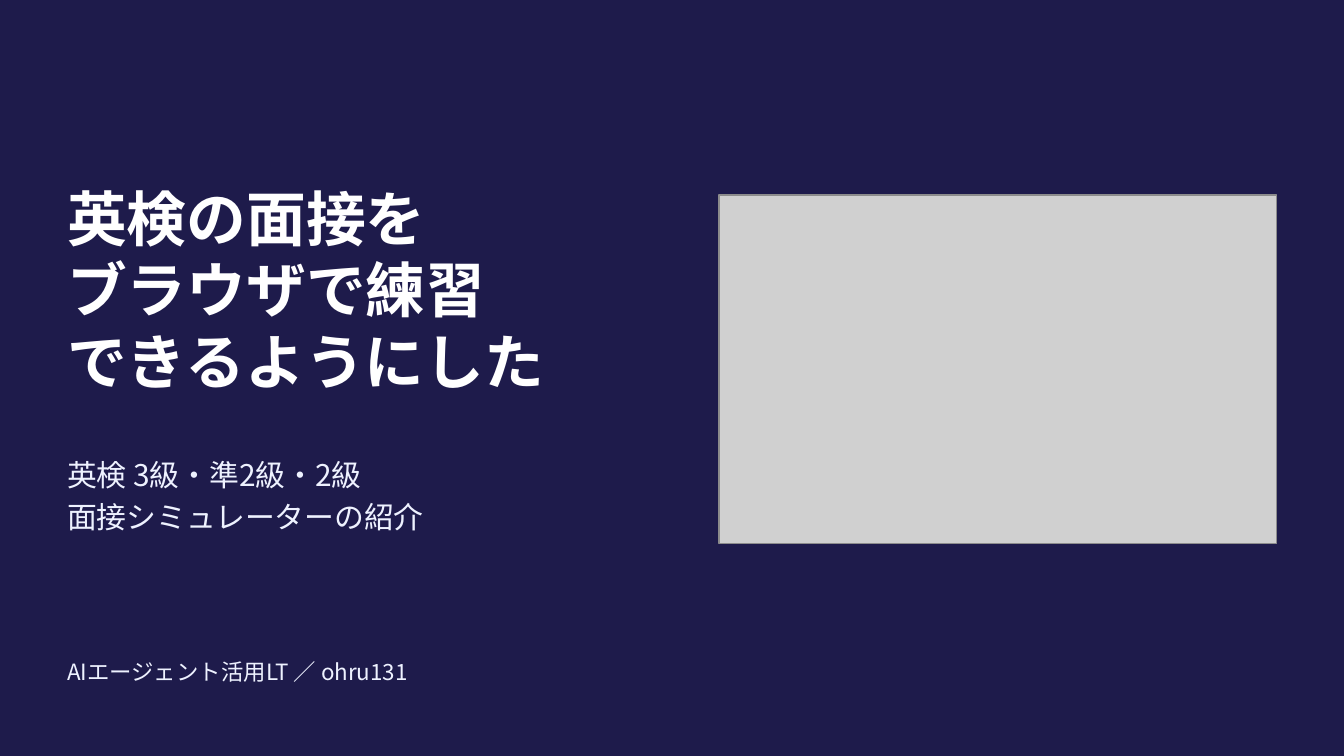
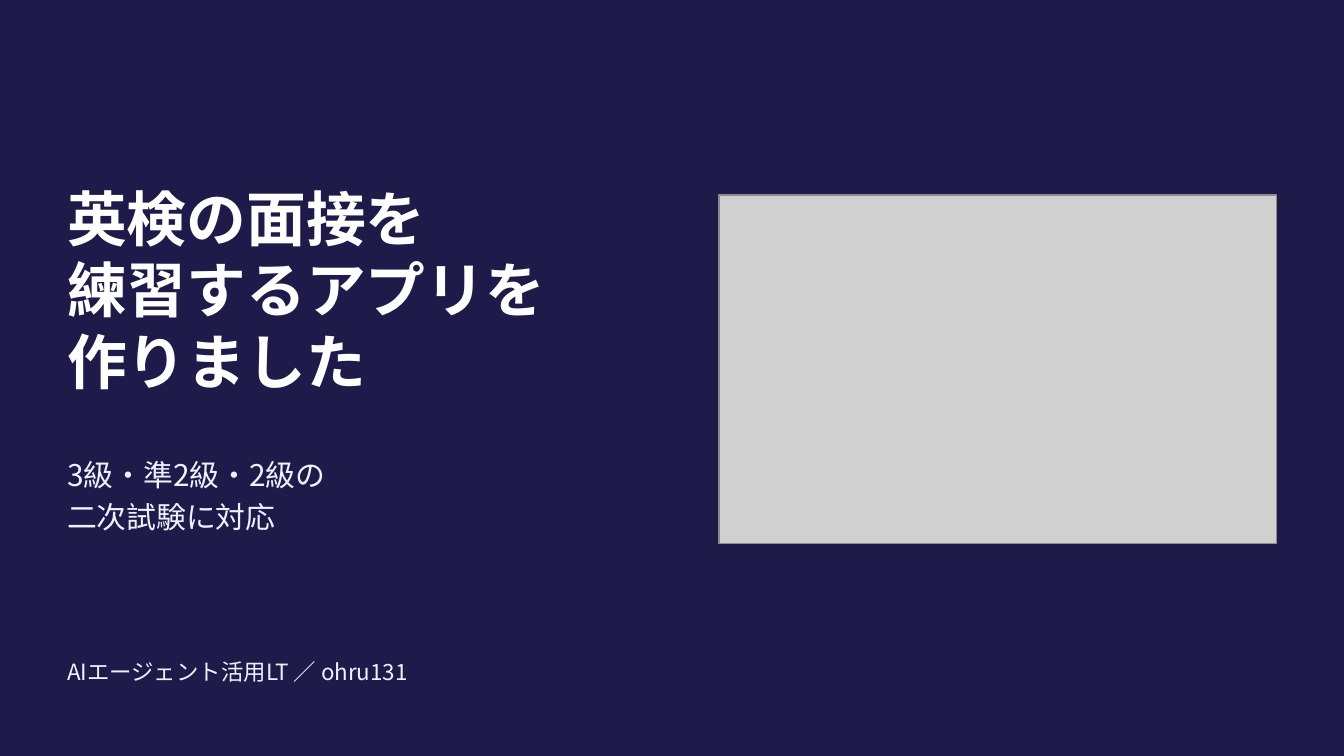
Before and after one commit to ohru131/eiken3r, a slide deck: slide 1 of docs/lt/eiken-interview-lt.pptx. Drawn at 1344x756 pixels with LibreOffice and Linux fonts; fonts in the diff are those of the drawing; grey boxes stand for pictures. Boxes give left, top, right and bottom in pixels: in the first picture for what was removed or moved away, otherwise in the second. Text is boxed around its words. In the diff, an @@ line names an element or a change of style, - is before the commit and + after.

```diff
--- a/docs/lt/eiken-interview-lt.pptx
+++ b/docs/lt/eiken-interview-lt.pptx
@@ title at [67, 261, 545, 390]: text changed @@
-ブラウザで練習
-できるようにした
+練習するアプリを
+作りました
@@ text at [67, 461, 325, 531]: text changed @@
-英検 3級・準2級・2級
-面接シミュレーターの紹介
+3級・準2級・2級の
+二次試験に対応
```
Also in this commit, not shown: 8 other slides changed.
